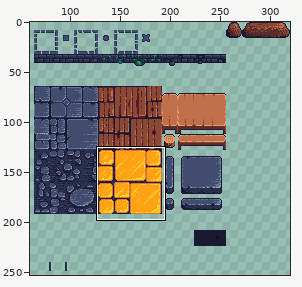
Two versions of one pixel-art file, core/assets/ase/biome_0.ase. The picture above shows the old version from afar; the outline marks the close-up.
Close-up. Before the commit:
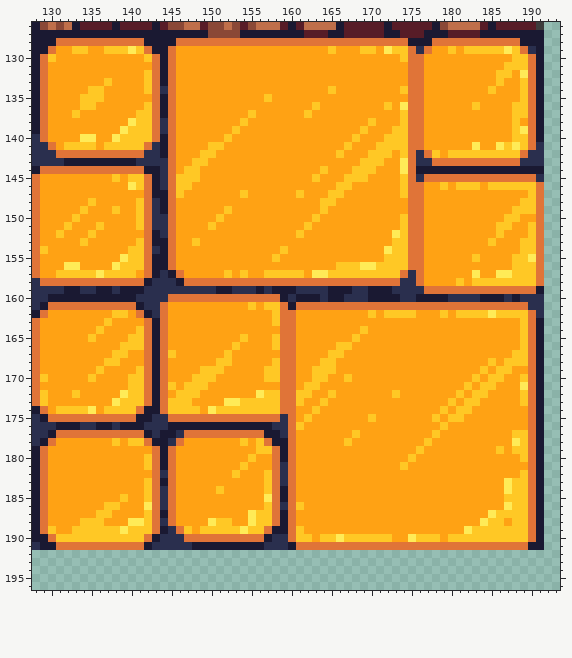
320x256 pixels, 1 frame. Shown: x 128..193, y 126..196. The wide view leaves out empty margins.
Once edited:
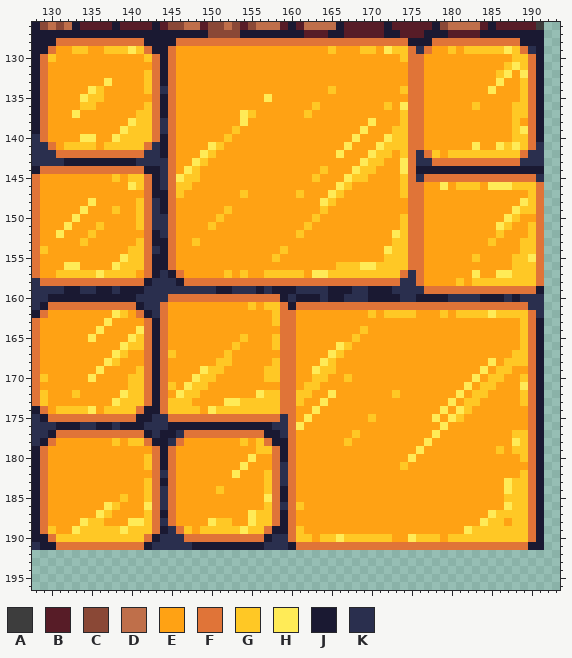
Palette (. is transparent): A #3d3d3d  B #571c27  C #8a4836  D #bf6f4a  E #ffa214  F #e07438  G #ffc825  H #ffeb57  J #1a1932  K #2a2f4e
From old to new:
Changed rows in their new state; - is an unchanged pixel.
Layer "tiles":
first column x 131:
131 ---------------------------------------------------------H-
132 --------------------------------------------------------H--
133 ------H------------------------------------------------H---
134 ----H-------------------------------------------------H----
135 ---H----------------------H--------------------------------
137 --H--------------------H-----------------------------------
138 -----------------------H---------------H-------------------
139 --------------------------------------H--------------------
140 -------------------------------------H---H-----------------
141 -------------------H----------------H---H------------------
142 ------------------H----------------H---H-------------------
143 -----------------H--------------------H--------------------
144 ----------------H--------------------H---------------------
145 ---------------H--------------------H----------------------
146 -----------------------------------H------------H-----HHH--
147 ----------------------------------H------------------------
148 ----H----------------------------H------------------------H
149 ---H-----------------------------------------------------H-
150 --H-----------------------------------------------------H--
151 -H-----------------------------------------------------H---
152 H----------------------------------------------------------
first column x 135:
162 ---H-----------------------------------------------
163 --H------------------------------------------------
164 -H----H--------------------------------------------
165 H----H---------------------------------------------
166 ----H--------------------------H-------------------
167 ---H--------------------------H--------------------
168 --H--------------------------H--------------------H
169 -H------------H-------------H--------------------H-
170 H------------H----------------------------------H--
171 ------------H----------------------------------H---
172 -----------H------------------H---------------H----
173 -----------------------------H---------------H-----
174 ----------------------------H---------------H-H----
175 ---------------------------H---------------H-H-----
176 --------------------------H-----------------H------
177 -------------------------------------------H-------
178 ------------------------------------------H--------
179 -----------------------------------------H---------
180 --------------------H-------------------H----------
181 -------------------H-------------------------------
182 ------------------H--------------------------------
first column x 133:
186 ----H
187 ---H-
188 -H---
189 H----
